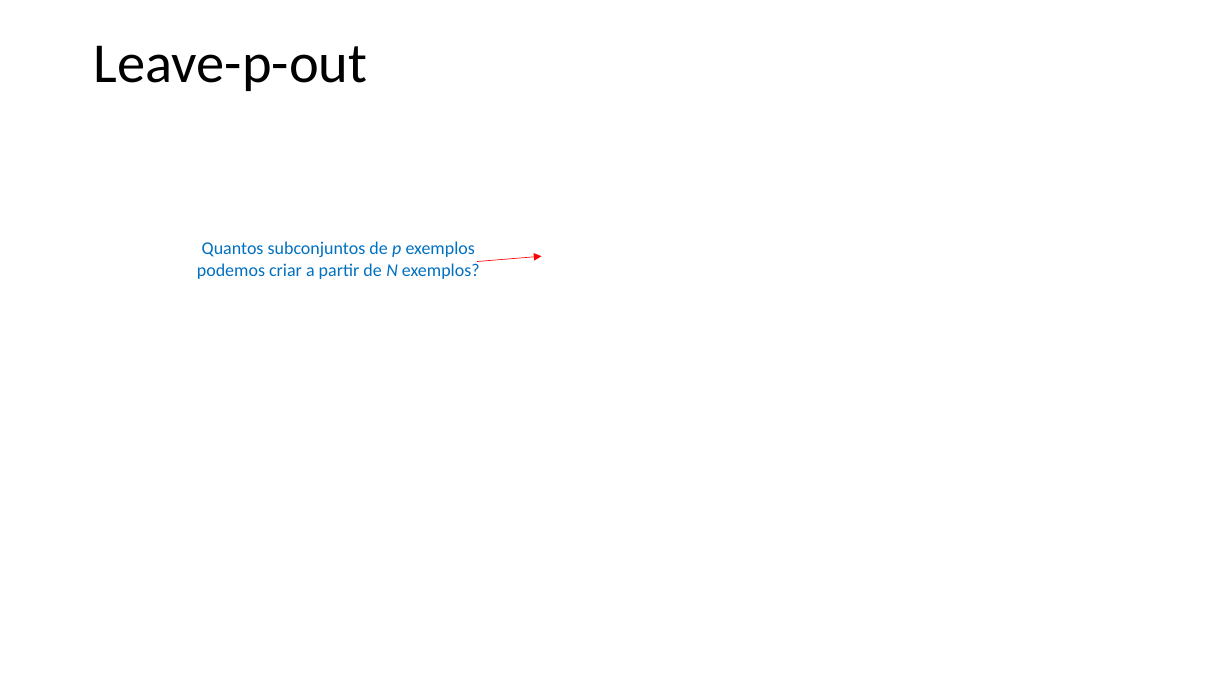
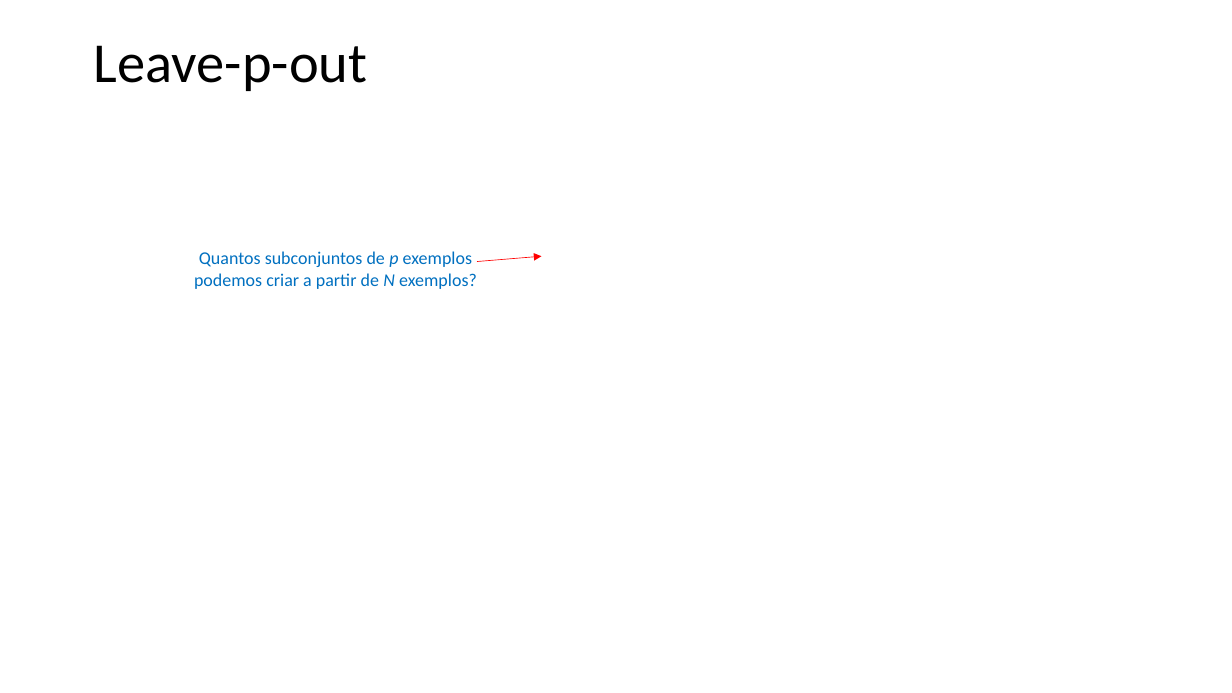
Before and after one commit to zz4fap/t319_aprendizado_de_maquina, a slide deck: slide 9 of slides/T319_Regressão_Linear (Parte V).pptx. Drawn at 1232x693 pixels with LibreOffice and Linux fonts; fonts in the diff are those of the drawing; grey boxes stand for pictures. Boxes give left, top, right and bottom in pixels: in the first picture for what was removed or moved away, otherwise in the second. Text is boxed around its words. In the diff, an @@ line names an element or a change of style, - is before the commit and + after.

```diff
--- a/slides/T319_Regressão_Linear (Parte V).pptx
+++ b/slides/T319_Regressão_Linear (Parte V).pptx
@@ text "Quantos subconjuntos de p exemplos ...": place and size @@
-text "Quantos subconjuntos de p exemplos ..." at <box>197,241,480,279</box>
+text "Quantos subconjuntos de p exemplos ..." at <box>194,251,477,289</box>
```
Also in this commit, not shown: 8 other slides changed, 3 other files.
